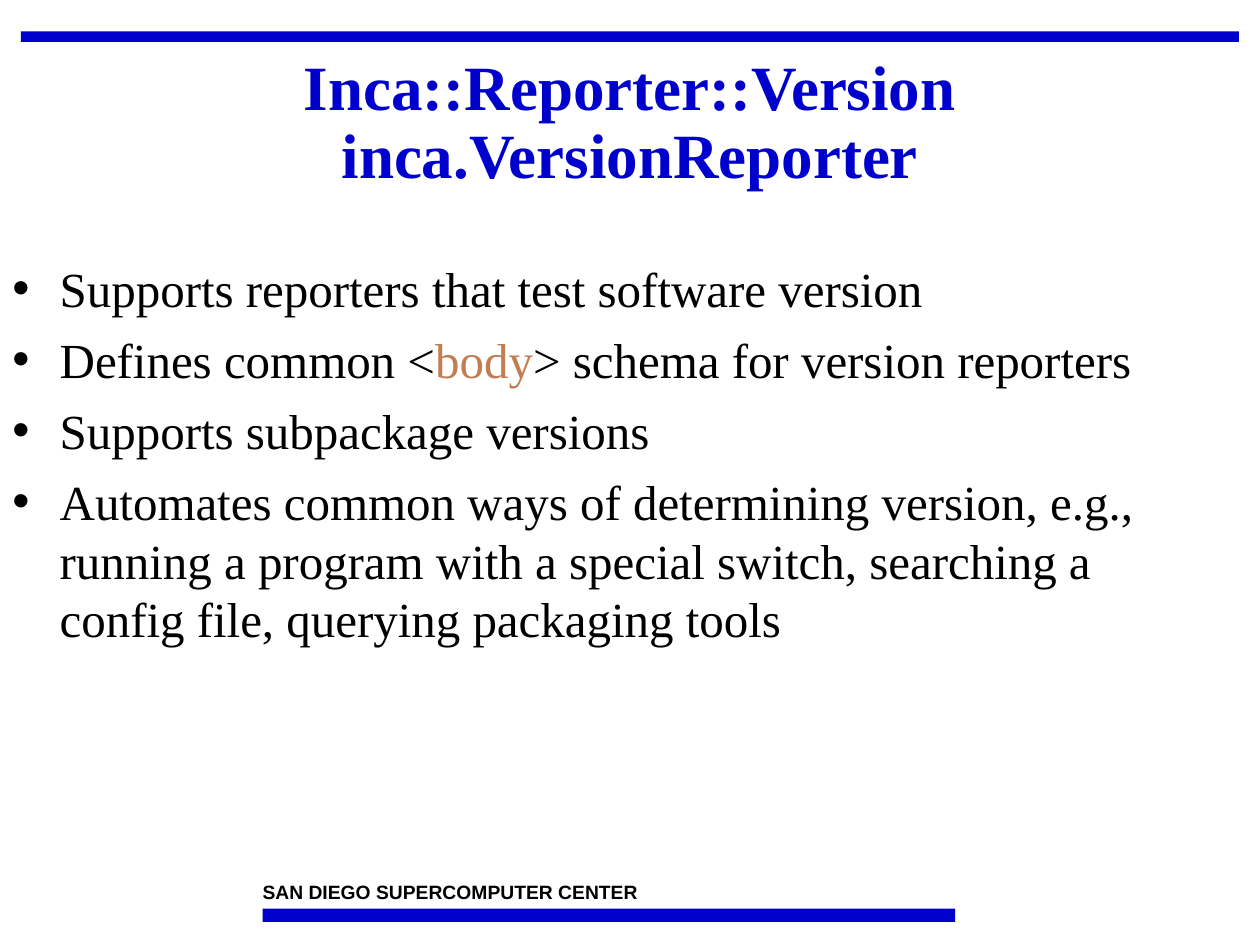
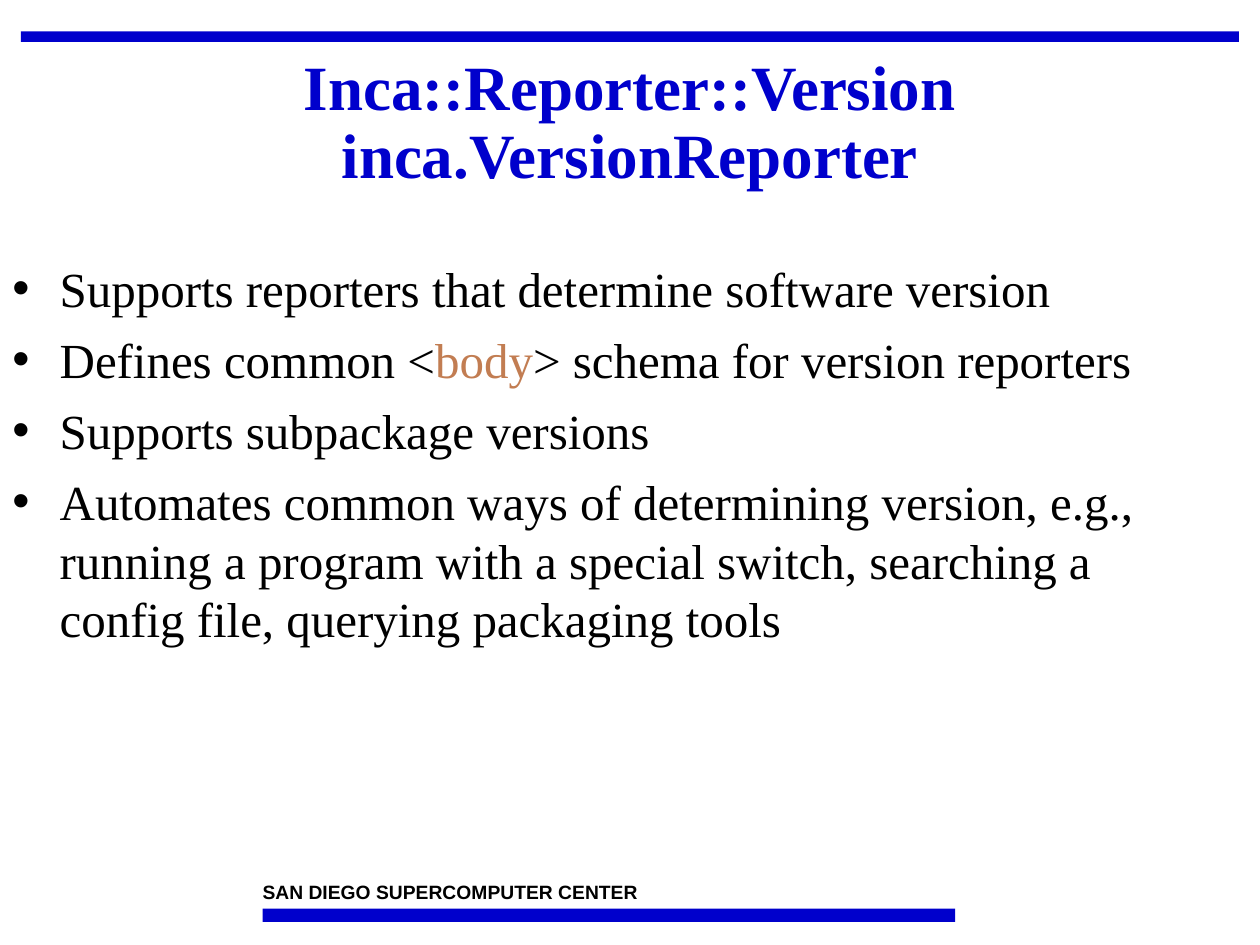
Before and after one commit to IncaProject/inca-xsede, a slide deck: slide 14 of talks/2008workshop/incaReporters.ppt (slide 15 before the commit). Drawn at 1260x945 pixels with LibreOffice and Linux fonts; fonts in the diff are those of the drawing; background and template pictures are left out. Boxes give left, top, right and bottom in pixels: in the first picture for what was removed or moved away, otherwise in the second. Text is boxed around its words. In the diff, an @@ line names an element or a change of style, - is before the commit and + after.

```diff
--- a/talks/2008workshop/incaReporters.ppt
+++ b/talks/2008workshop/incaReporters.ppt
@@ text at [60,272,1050,316]: text changed @@
-• Supports reporters that test software version
+• Supports reporters that determine software version
```
Also in this commit, not shown: 22 other slides changed, 1 slide added, 1 slide removed.
